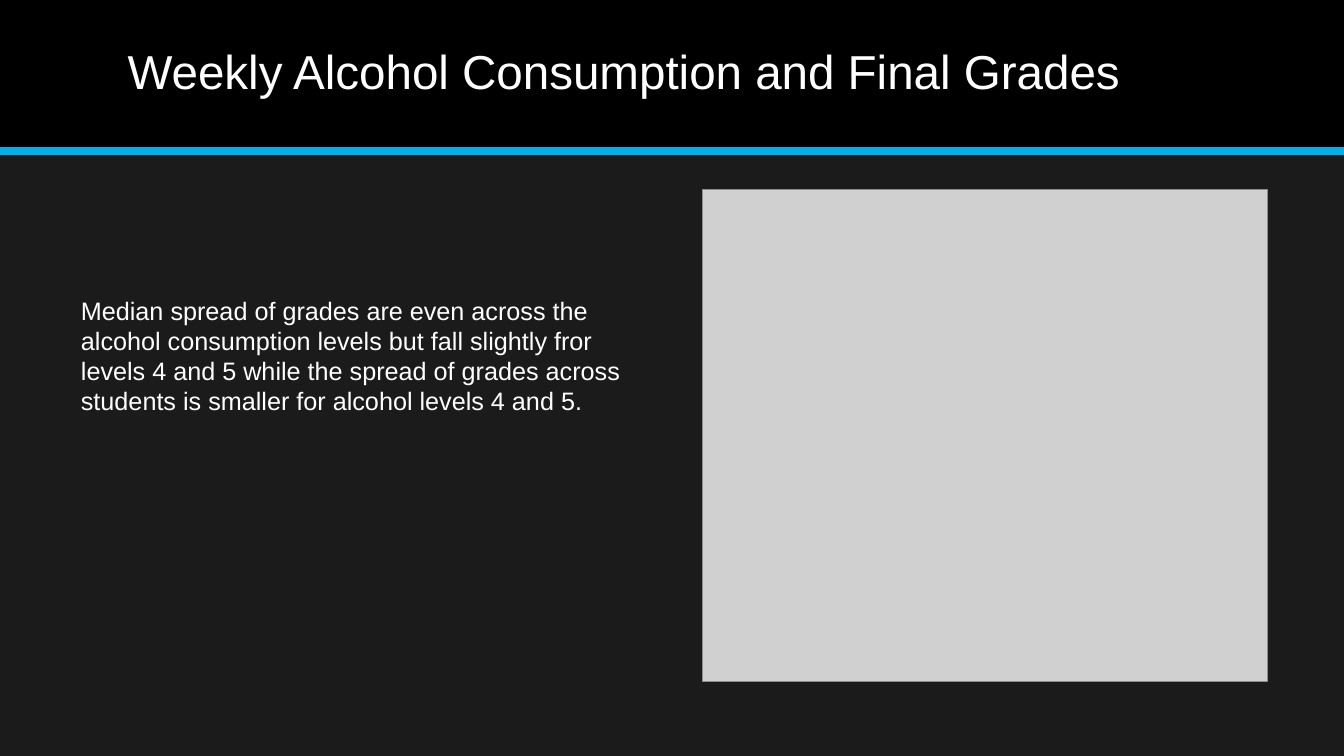
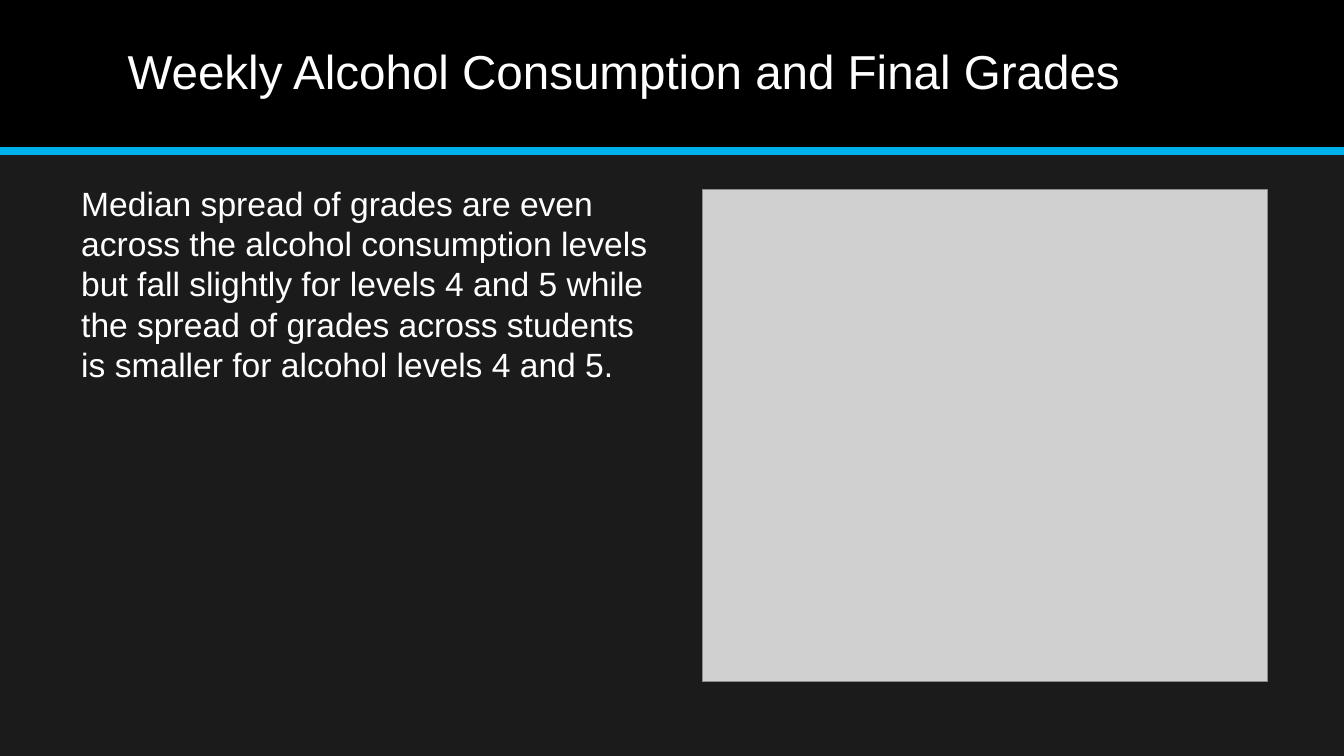
Before and after one commit to aajunwa/capstone, a slide deck: slide 13 of Student Alcohol Consumption Data Science Project.pptx (slide 10 before the commit). Drawn at 1344x756 pixels with LibreOffice and Linux fonts; fonts in the diff are those of the drawing; grey boxes stand for pictures. Boxes give left, top, right and bottom in pixels: in the first picture for what was removed or moved away, otherwise in the second. Text is boxed around its words. In the diff, an @@ line names an element or a change of style, - is before the commit and + after.

```diff
--- a/Student Alcohol Consumption Data Science Project.pptx
+++ b/Student Alcohol Consumption Data Science Project.pptx
@@ text at (81, 191, 647, 378): text changed; size 18 to 24 pt @@
-Median spread of grades are even across the alcohol consumption levels but fall slightly fror levels 4 and 5 while the spread of grades across students is smaller for alcohol levels 4 and 5.
+Median spread of grades are even across the alcohol consumption levels but fall slightly for levels 4 and 5 while the spread of grades across students is smaller for alcohol levels 4 and 5.
```
Also in this commit, not shown: 16 other slides changed, 3 slides added, 3 slides removed, 2 other files.
